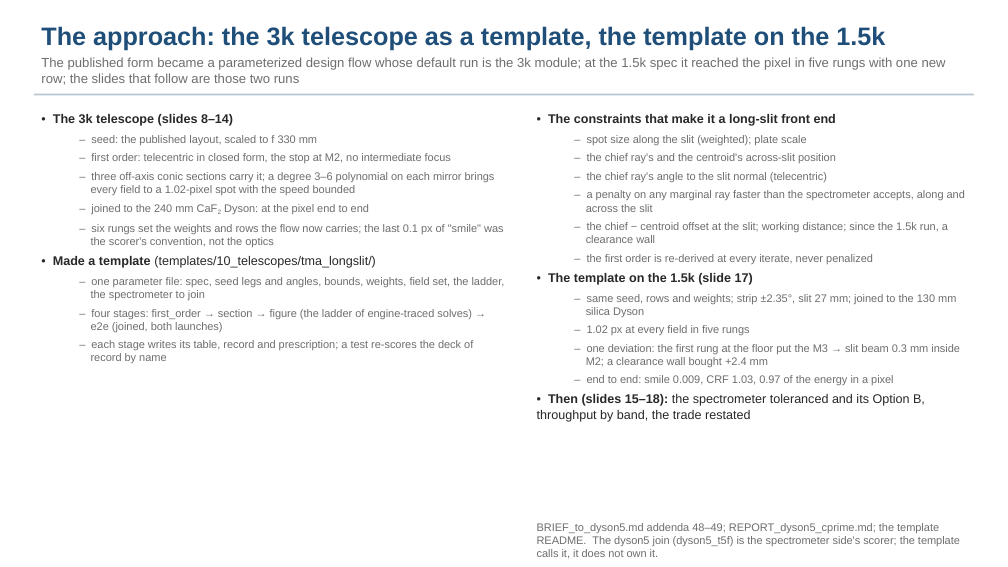
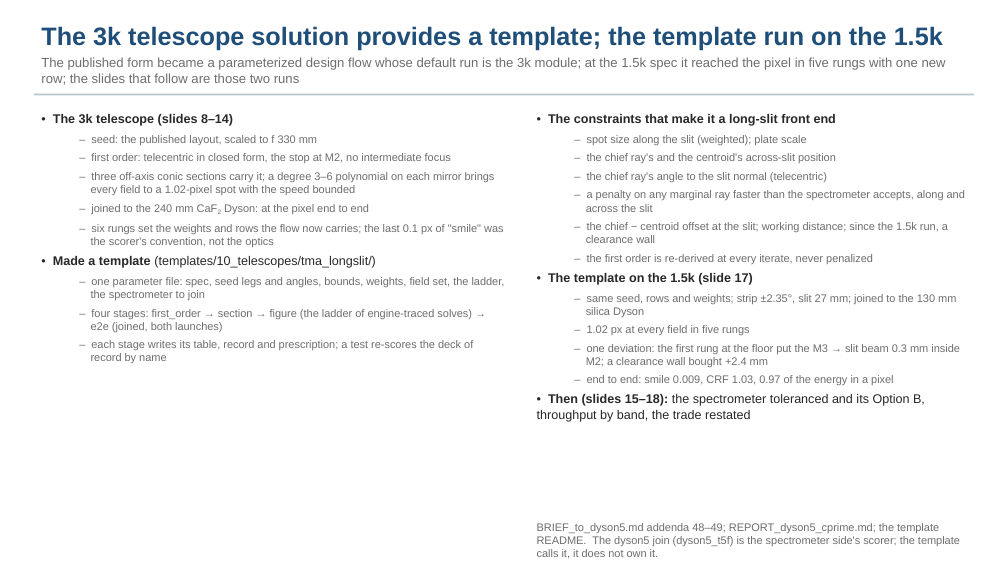
Before and after one commit to nasa-jpl/macos, a slide deck: slide 5 of demo_session/deck_dyson_3k.pptx. Drawn at 1008x567 pixels with LibreOffice and Linux fonts; fonts in the diff are those of the drawing. Boxes give left, top, right and bottom in pixels: in the first picture for what was removed or moved away, otherwise in the second. Text is boxed around its words. In the diff, an @@ line names an element or a change of style, - is before the commit and + after.

```diff
--- a/demo_session/deck_dyson_3k.pptx
+++ b/demo_session/deck_dyson_3k.pptx
@@ text at (41,26,943,51): text changed @@
-The approach: the 3k telescope as a template, the template on the 1.5k
+The 3k telescope solution provides a template; the template run on the 1.5k
```
Also in this commit, not shown: 6 other slides changed, 1 other file.
